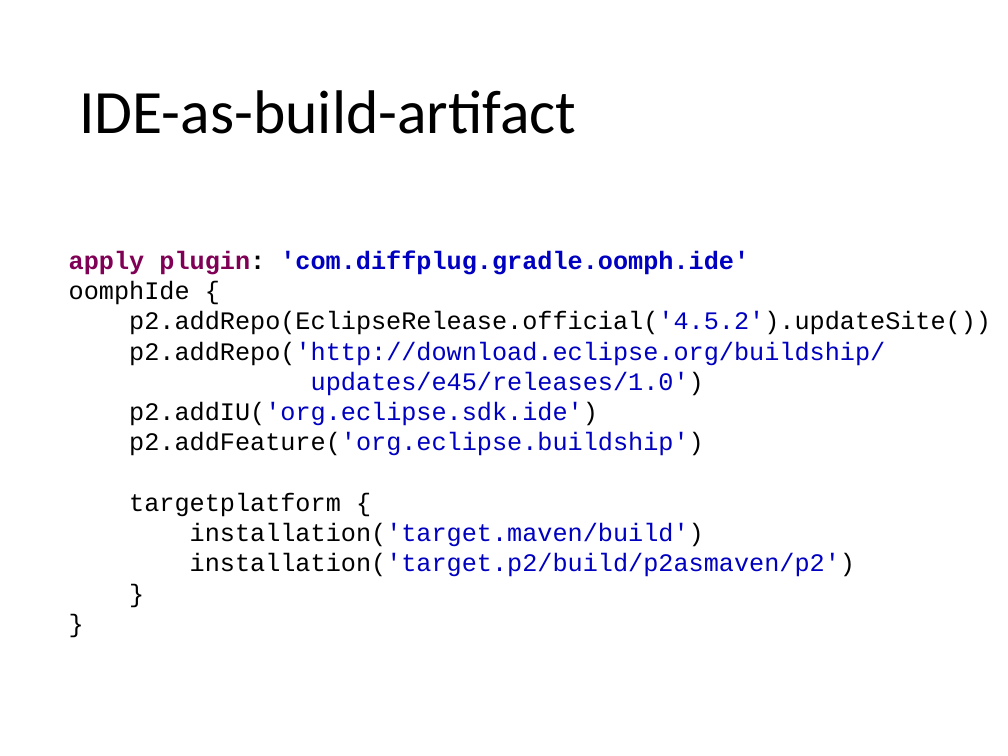
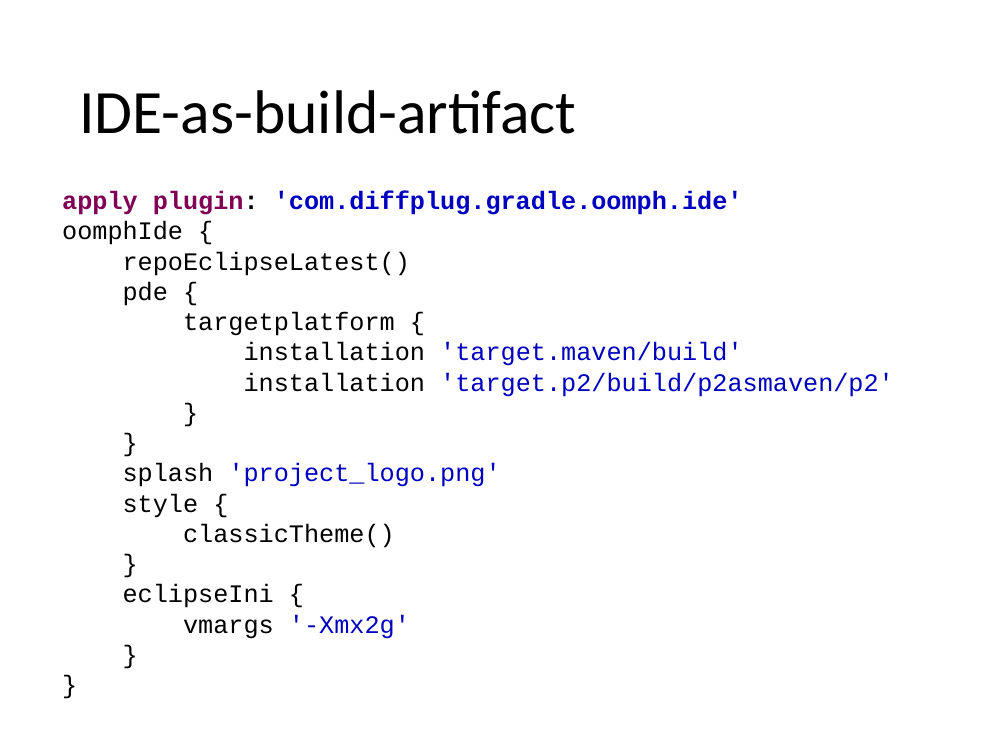
Before and after one commit to diffplug/gradle-and-eclipse-rcp, a slide deck: slide 16 of Gradle and Eclipse RCP.pptx. Drawn at 1008x756 pixels with LibreOffice and Linux fonts; fonts in the diff are those of the drawing. Boxes give left, top, right and bottom in pixels: in the first picture for what was removed or moved away, otherwise in the second. Text is boxed around its words. In the diff, an @@ line names an element or a change of style, - is before the commit and + after.

```diff
--- a/Gradle and Eclipse RCP.pptx
+++ b/Gradle and Eclipse RCP.pptx
@@ text "apply plugin: 'com.diffplug.gradle.oomph.ide'": place and size @@
-text "apply plugin: 'com.diffplug.gradle.oomph.ide'" at (69,250,991,577)
+text "apply plugin: 'com.diffplug.gradle.oomph.ide'" at (62,191,894,639)
@@ text at (123,251,410,306): text changed; text colour #0000C0 to #000000 @@
-p2.addRepo(EclipseRelease.official('4.5.2').updateSite())
-p2.addRepo('http://download.eclipse.org/buildship/
-updates/e45/releases/1.0')
-p2.addIU('org.eclipse.sdk.ide')
-p2.addFeature('org.eclipse.buildship')
+repoEclipseLatest()
+pde {
@@ text at (244,342,894,397): text changed @@
-installation('target.maven/build')
-installation('target.p2/build/p2asmaven/p2')
+installation 'target.maven/build'
+installation 'target.p2/build/p2asmaven/p2'
@@ text at (123,463,501,639): paragraphs added @@
+splash 'project_logo.png'
+style {
+classicTheme()
+}
+eclipseIni {
+vmargs '-Xmx2g'
+}
+}
```
Also in this commit, not shown: 1 other slide changed.
